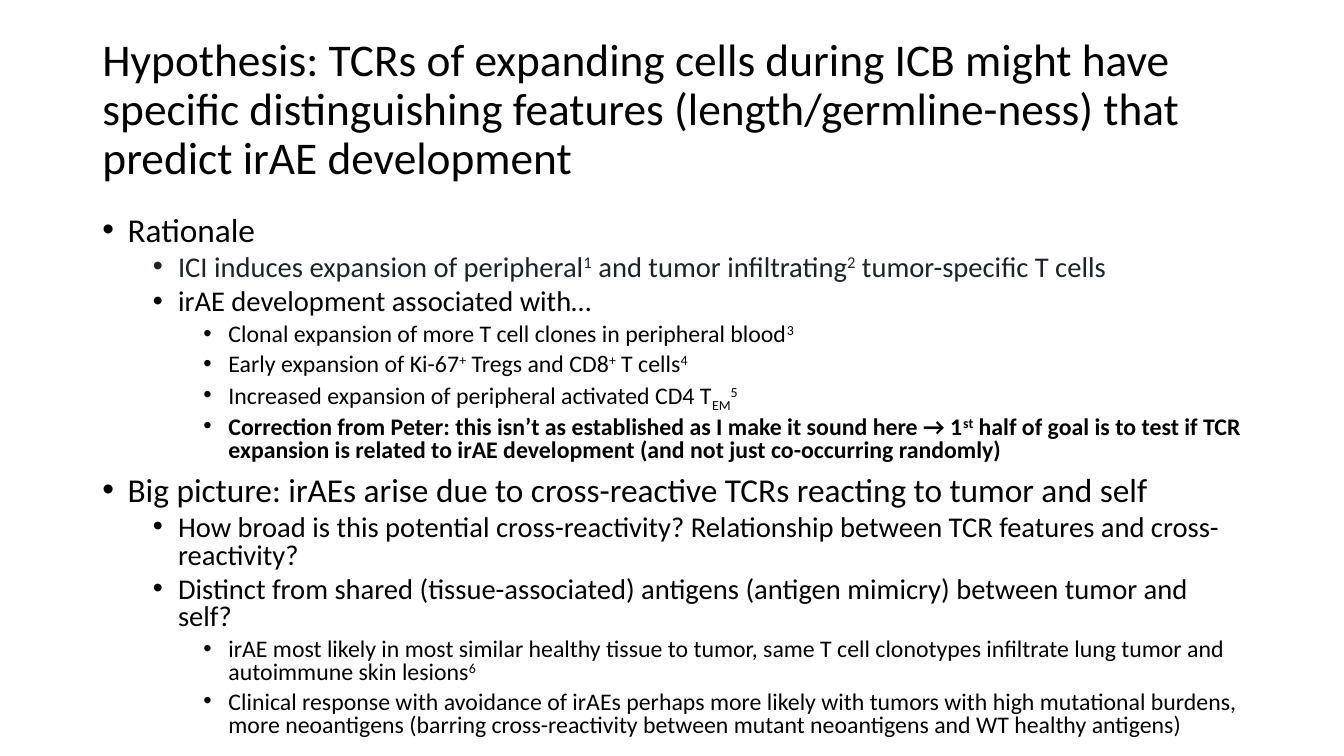
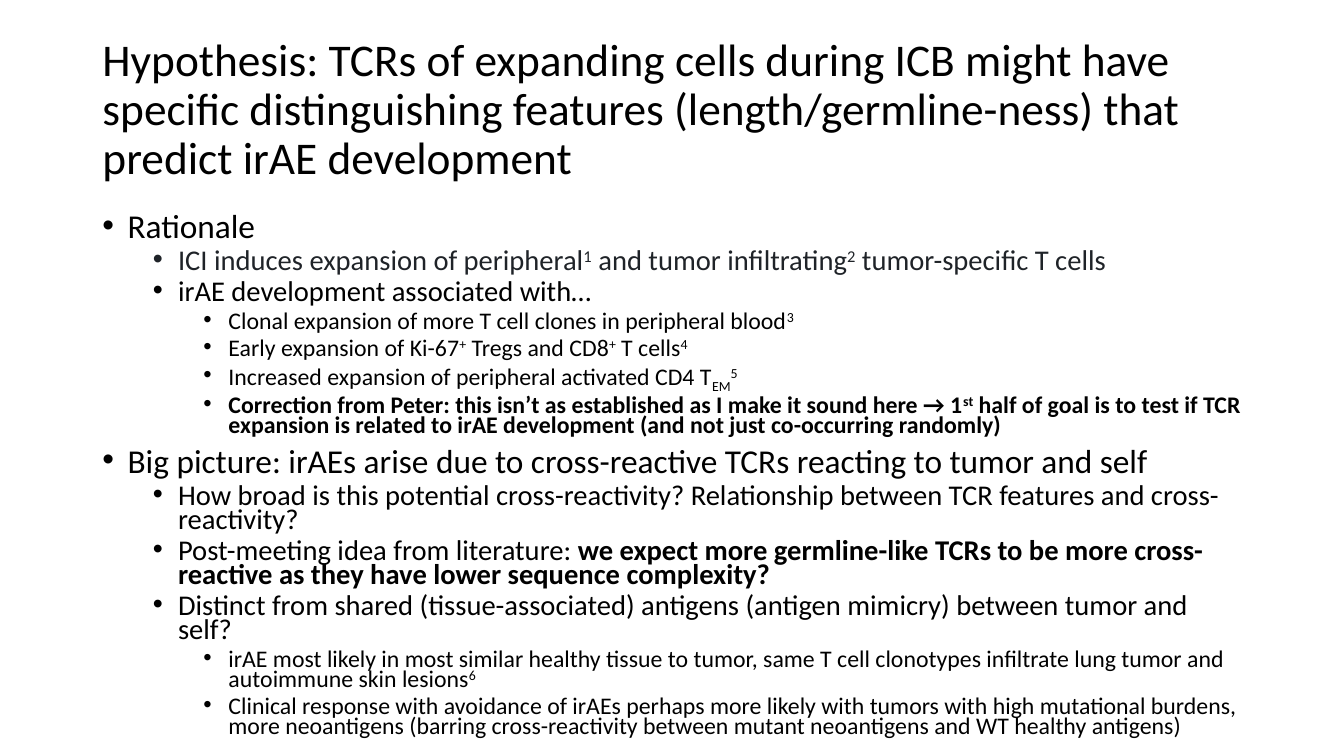
Before and after one commit to tybottorff/bottorffdocs, a slide deck: slide 3 of linsley_postdoc/presentations/weekly_meetings/10_12_23.pptx. Drawn at 1344x756 pixels with LibreOffice and Linux fonts; fonts in the diff are those of the drawing. Boxes give left, top, right and bottom in pixels: in the first picture for what was removed or moved away, otherwise in the second. Text is boxed around its words. In the diff, an @@ line names an element or a change of style, - is before the commit and + after.

```diff
--- a/linsley_postdoc/presentations/weekly_meetings/10_12_23.pptx
+++ b/linsley_postdoc/presentations/weekly_meetings/10_12_23.pptx
@@ text at (x1=128, y1=215, x2=1240, y2=738): line spacing 0.8 to 0.7 @@
@@ text at (x1=178, y1=540, x2=1203, y2=589): paragraph added @@
+  • Post-meeting idea from literature: we expect more germline-like TCRs to be more cross-reactive as they have lower sequence complexity?
```
Also in this commit, not shown: 1 other file.
